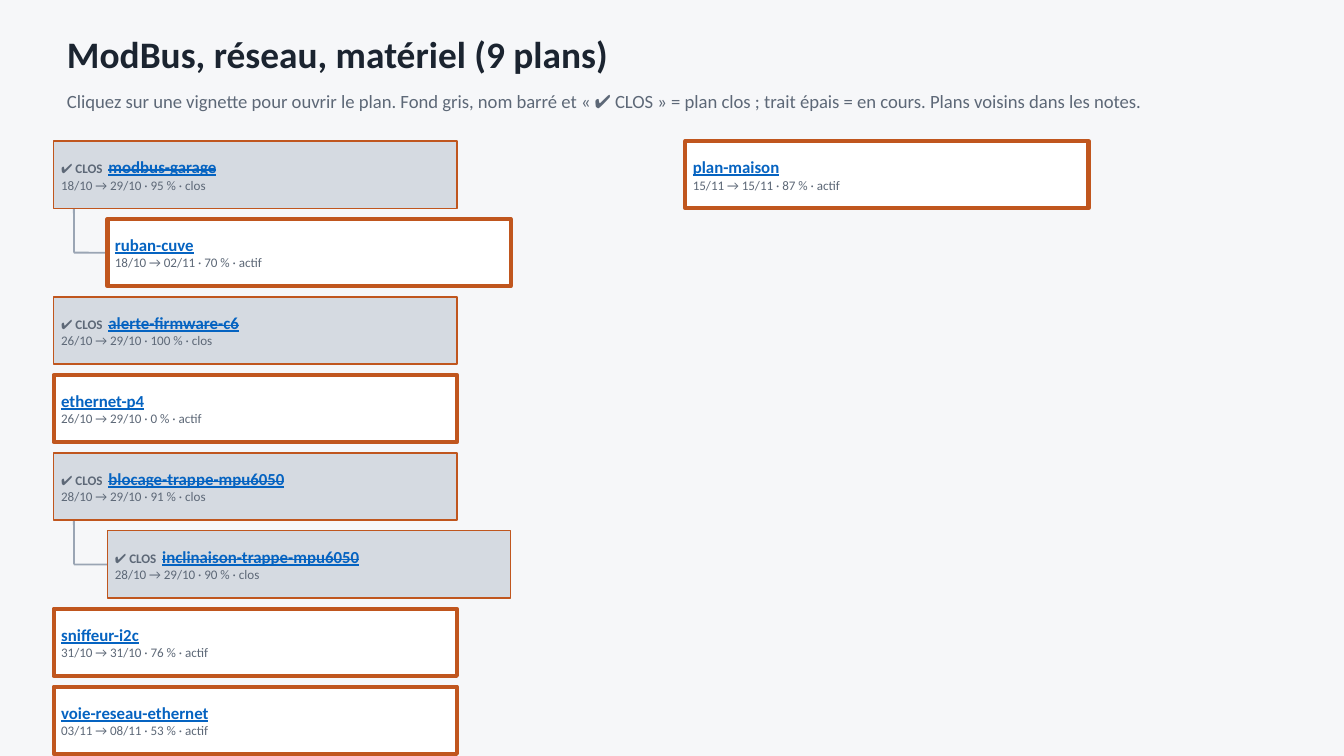
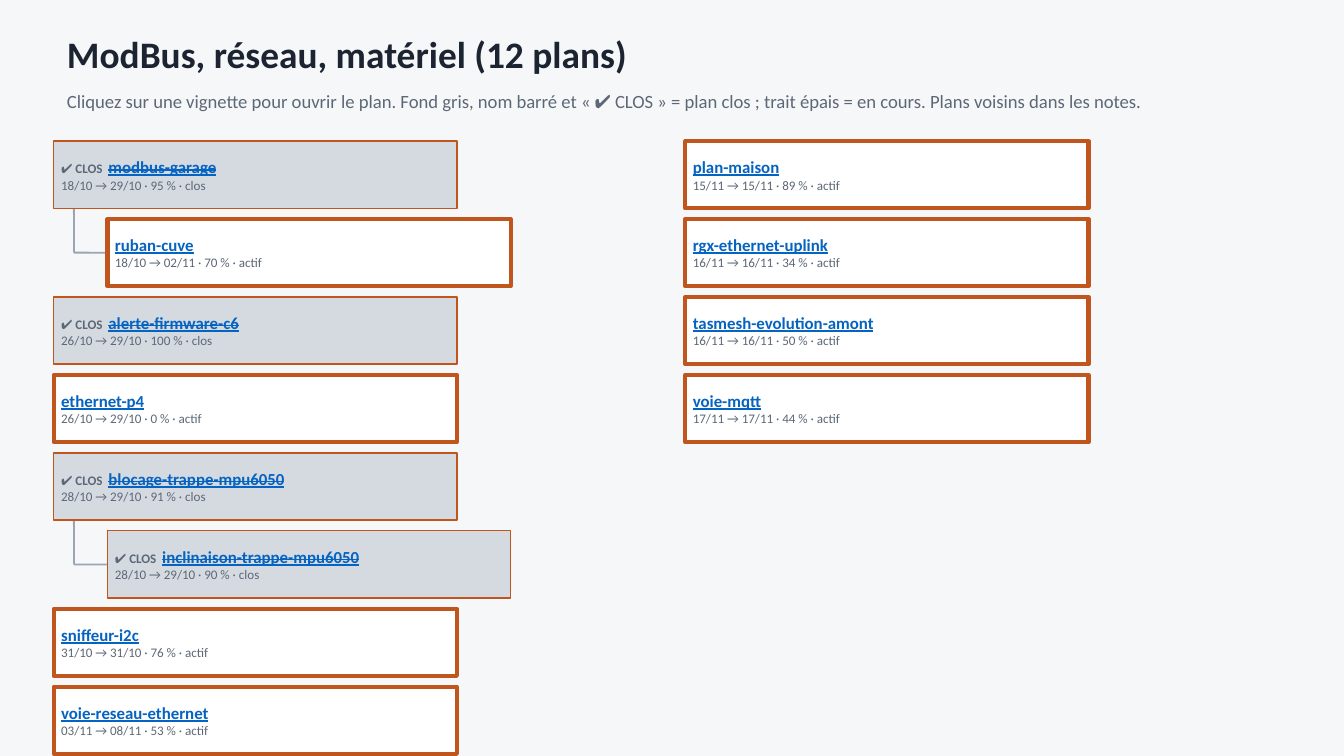
Before and after one commit to fdaubercy/Tasmota, a slide deck: slide 4 of outils_docs/organigramme_plans/organigramme-plans.pptx. Drawn at 1344x756 pixels with LibreOffice and Linux fonts; fonts in the diff are those of the drawing. Boxes give left, top, right and bottom in pixels: in the first picture for what was removed or moved away, otherwise in the second. Text is boxed around its words. In the diff, an @@ line names an element or a change of style, - is before the commit and + after.

Commit message:
docs(tasmesh): plan d'evolution amont, 2 PR fusionnees et discussion #25297
- plan tasks/plans/tasmesh-evolution-amont.md : analyse de TasMesh (etoile autour d'un
  broker ESP32, ESP32 non supporte comme noeud), correctifs proposes en amont avec
  leurs preuves : #25289 (signature du callback d'envoi ESP-NOW avec ESP-IDF 5.5) et
  #25290 (test de esp_now_init), toutes deux fusionnees par arendst le 2026-11-17,
  puis discussion #25297 (ESP32 comme noeud, commandes de noeud a noeud, cles par pair)
- lecons : lecture de la doc et des #ifdef avant de rediger un message amont ; adresse
  noreply des commits prise chez l'utilisateur et non dans HEAD
- suivi des fils GitHub : les PR 25289 et 25290 et la discussion 25297
- index des plans et organigramme regeneres par le hook

```diff
--- a/outils_docs/organigramme_plans/organigramme-plans.pptx
+++ b/outils_docs/organigramme_plans/organigramme-plans.pptx
@@ text at box(67, 40, 626, 74): text changed @@
-ModBus, réseau, matériel (9 plans)
+ModBus, réseau, matériel (12 plans)
@@ text in rectangle at box(693, 181, 840, 191): text changed @@
-15/11 → 15/11 · 87 % · actif
+15/11 → 15/11 · 89 % · actif
@@ rectangle added at box(685, 219, 1089, 286), fill #FFFFFF, outline #C0561E 2.25 pt, 7 pt, text #5D6877 @@
+rgx-ethernet-uplink
+16/11 → 16/11 · 34 % · actif
@@ rectangle added at box(685, 297, 1089, 364), fill #FFFFFF, outline #C0561E 2.25 pt, 9 pt, text #0563C1, bold, underline @@
+tasmesh-evolution-amont
+16/11 → 16/11 · 50 % · actif
@@ rectangle added at box(685, 375, 1089, 442), fill #FFFFFF, outline #C0561E 2.25 pt, 7 pt, text #5D6877 @@
+voie-mqtt
+17/11 → 17/11 · 44 % · actif
```
Also in this commit, not shown: 3 other slides changed, 6 other files.
